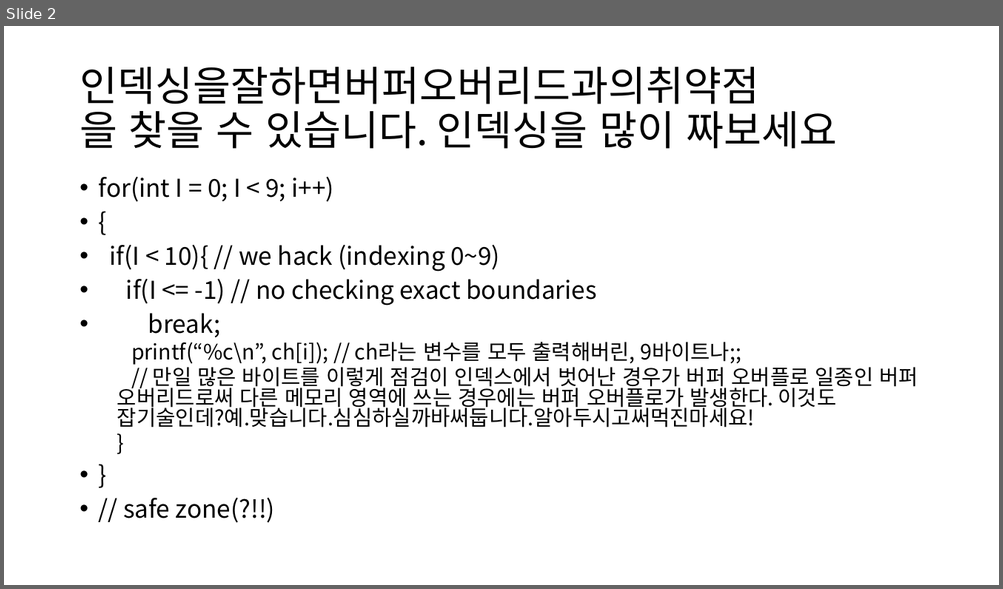
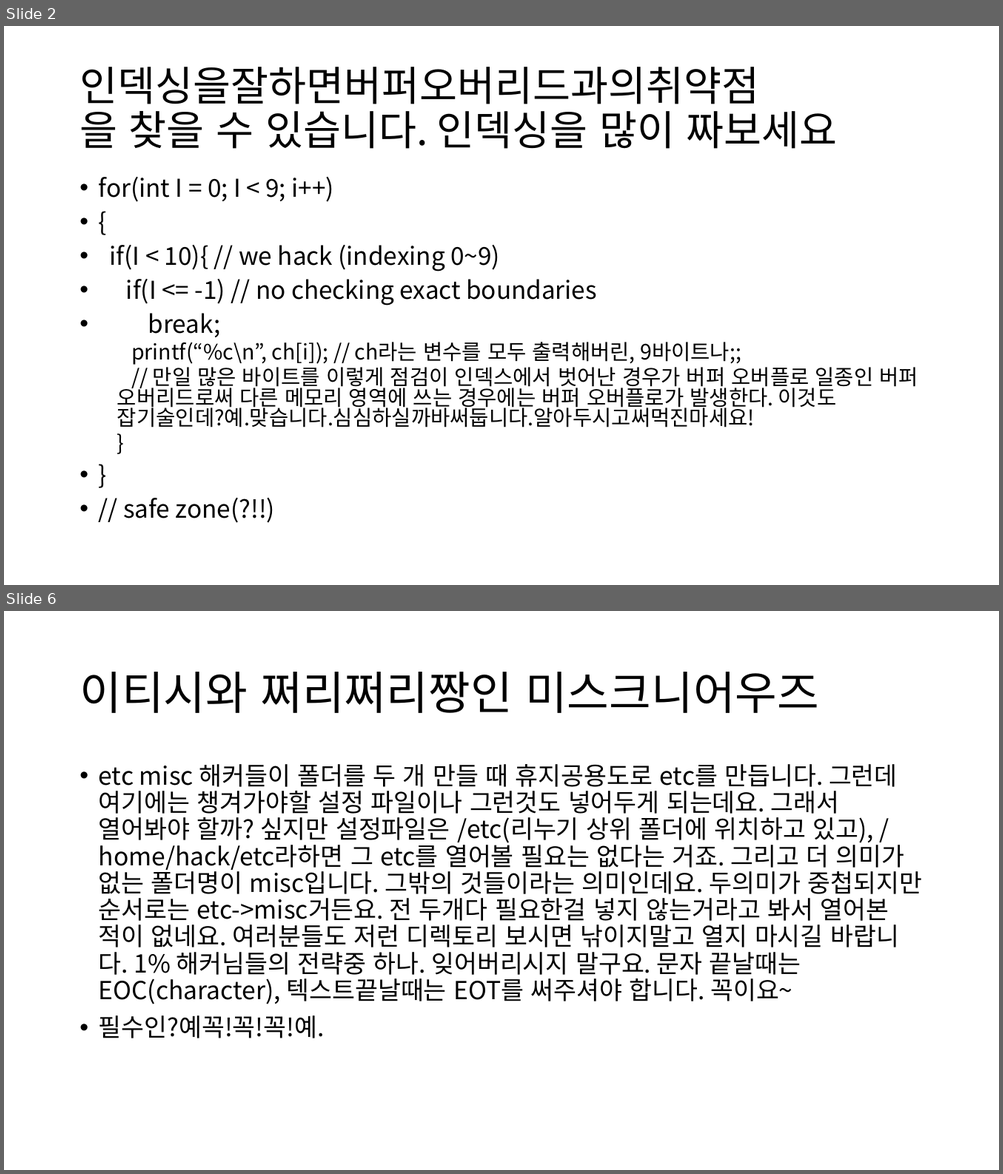
Before and after one commit to tkopppop/CveSs, a slide deck: 바이너리디핑론과부가적해킹기법들소개.pptx. Shown one above the other, each under a label of ours: slide 2 before the commit, slides 2 and 6 after it; the slides between them are not shown. The pictures are 1003x589 and 1003x1174 pixels, drawn with LibreOffice and Linux fonts; fonts in the diff are those of the drawing. Boxes give left, top, right and bottom in pixels: in the first picture for what was removed or moved away, otherwise in the second. Text is boxed around its words. In the diff, an @@ line names an element or a change of style, - is before the commit and + after.

```diff
--- a/바이너리디핑론과부가적해킹기법들소개.pptx
+++ b/바이너리디핑론과부가적해킹기법들소개.pptx
@@ slide 6 added at (4,611,999,1170), background #FFFFFF @@
@@ title added at (79,672,819,713), 44 pt, text #000000 @@
+이티시와 쩌리쩌리짱인 미스크니어우즈
@@ text added at (99,764,922,1039), 24 pt, text #000000 @@
+• etc misc 해커들이 폴더를 두 개 만들 때 휴지공용도로 etc를 만듭니다. 그런데 여기에는 챙겨가야할 설정 파일이나 그런것도 넣어두게 되는데요. 그래서 열어봐야 할까? 싶지만 설정파일은 /etc(리누기 상위 폴더에 위치하고 있고), /home/hack/etc라하면 그 etc를 열어볼 필요는 없다는 거죠. 그리고 더 의미가 없는 폴더명이 misc입니다. 그밖의 것들이라는 의미인데요. 두의미가 중첩되지만 순서로는 etc->misc거든요. 전 두개다 필요한걸 넣지 않는거라고 봐서 열어본 적이 없네요. 여러분들도 저런 디렉토리 보시면 낚이지말고 열지 마시길 바랍니다. 1% 해커님들의 전략중 하나. 잊어버리시지 말구요. 문자 끝날때는 EOC(character), 텍스트끝날때는 EOT를 써주셔야 합니다. 꼭이요~
+• 필수인?예꼭!꼭!꼭!예.
```
Also in this commit, not shown: 2 slides changed, 5 other slides added.
